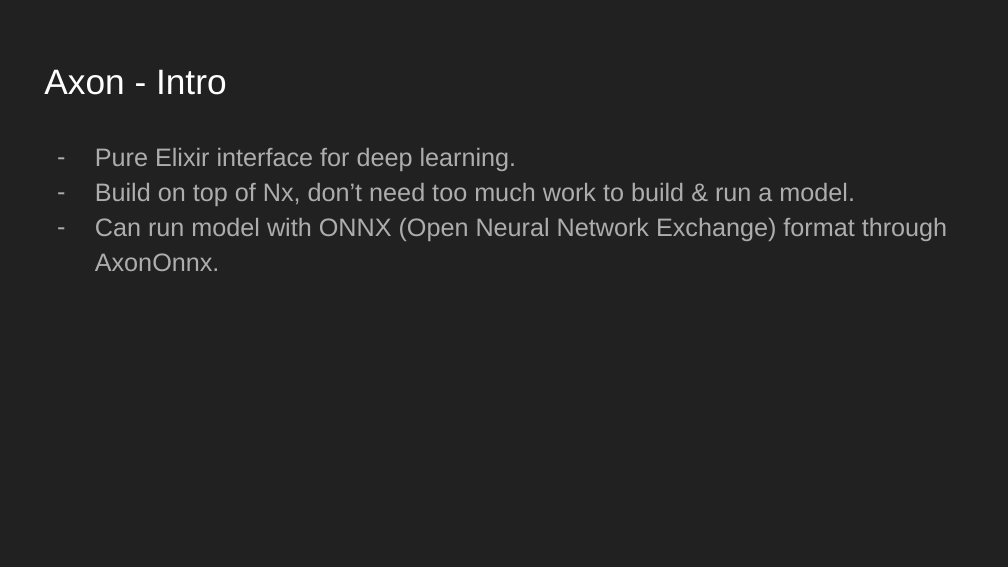
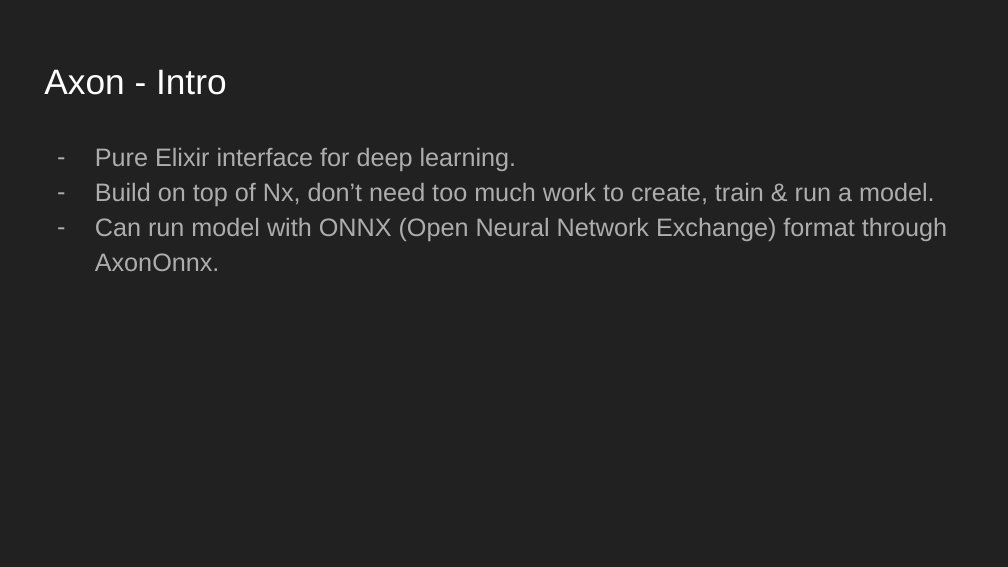
Before and after one commit to ohhi-vn/sharing_intro_nx, a slide deck: slide 12 of Slide/Introducing Nx lib.pptx. Drawn at 1008x567 pixels with LibreOffice and Linux fonts; fonts in the diff are those of the drawing. Boxes give left, top, right and bottom in pixels: in the first picture for what was removed or moved away, otherwise in the second. Text is boxed around its words. In the diff, an @@ line names an element or a change of style, - is before the commit and + after.

```diff
--- a/Slide/Introducing Nx lib.pptx
+++ b/Slide/Introducing Nx lib.pptx
@@ text at <box>95,183,935,206</box>: text changed @@
-– Build on top of Nx, don’t need too much work to build & run a model.
+– Build on top of Nx, don’t need too much work to create, train & run a model.
```
Also in this commit, not shown: 1 other slide changed, 4 other files.
